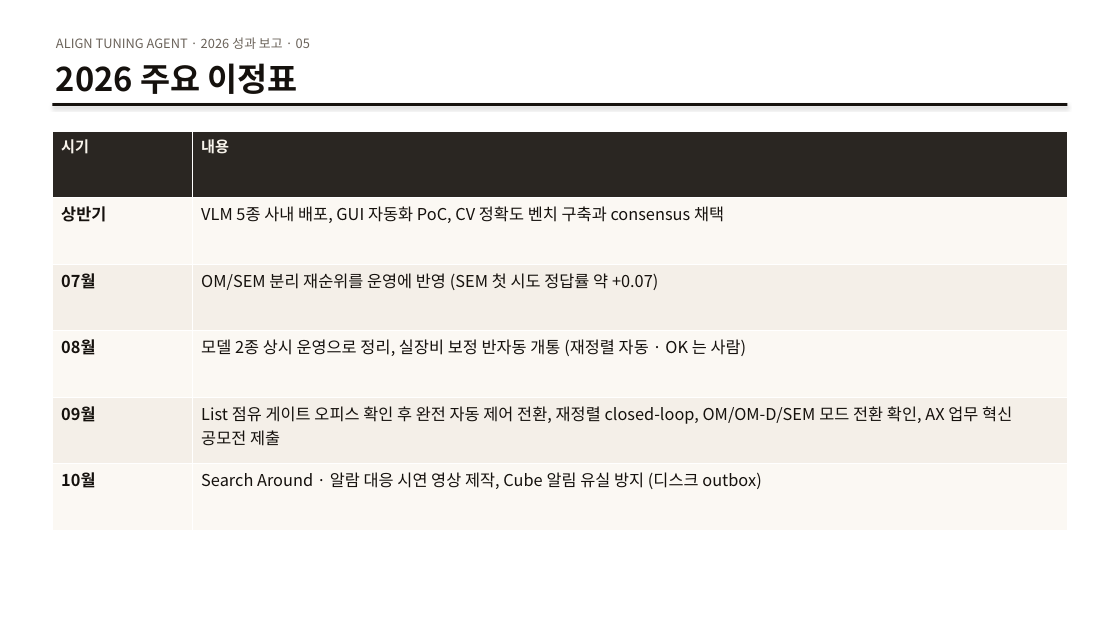
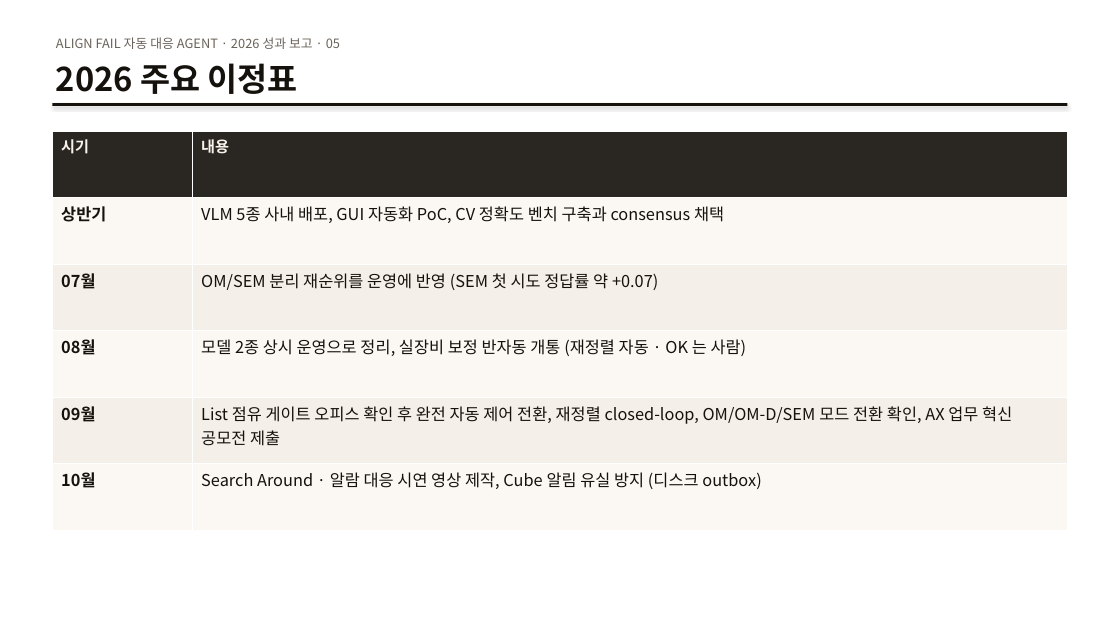
Before and after one commit to DarrenKoi/auto_recipe_creator, a slide deck: slide 6 of docs/project_progress/Align_Tuning_Agent_2026_year_end.pptx. Drawn at 1120x630 pixels with LibreOffice and Linux fonts; fonts in the diff are those of the drawing. Boxes give left, top, right and bottom in pixels: in the first picture for what was removed or moved away, otherwise in the second. Text is boxed around its words. In the diff, an @@ line names an element or a change of style, - is before the commit and + after.

```diff
--- a/docs/project_progress/Align_Tuning_Agent_2026_year_end.pptx
+++ b/docs/project_progress/Align_Tuning_Agent_2026_year_end.pptx
@@ text at (x1=56, y1=37, x2=340, y2=49): text changed @@
-ALIGN TUNING AGENT · 2026 성과 보고 · 05
+ALIGN FAIL 자동 대응 AGENT · 2026 성과 보고 · 05
```
Also in this commit, not shown: 6 other slides changed, 2 other files.
